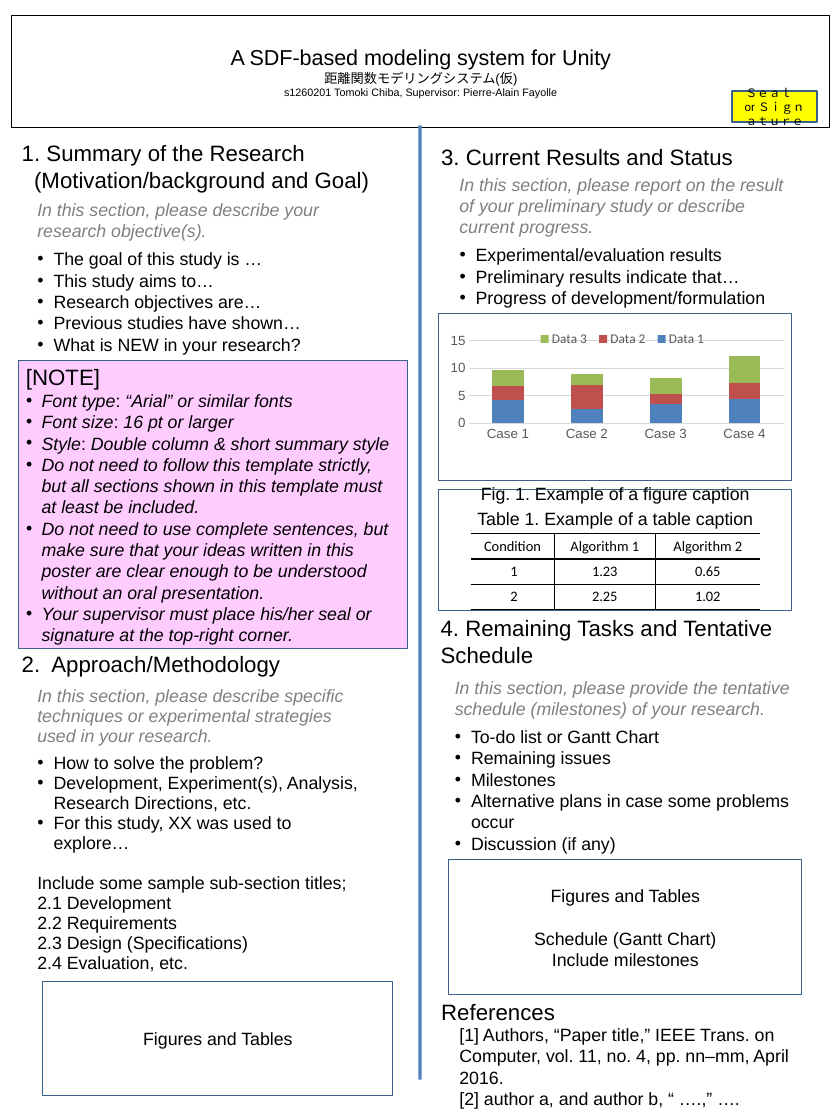
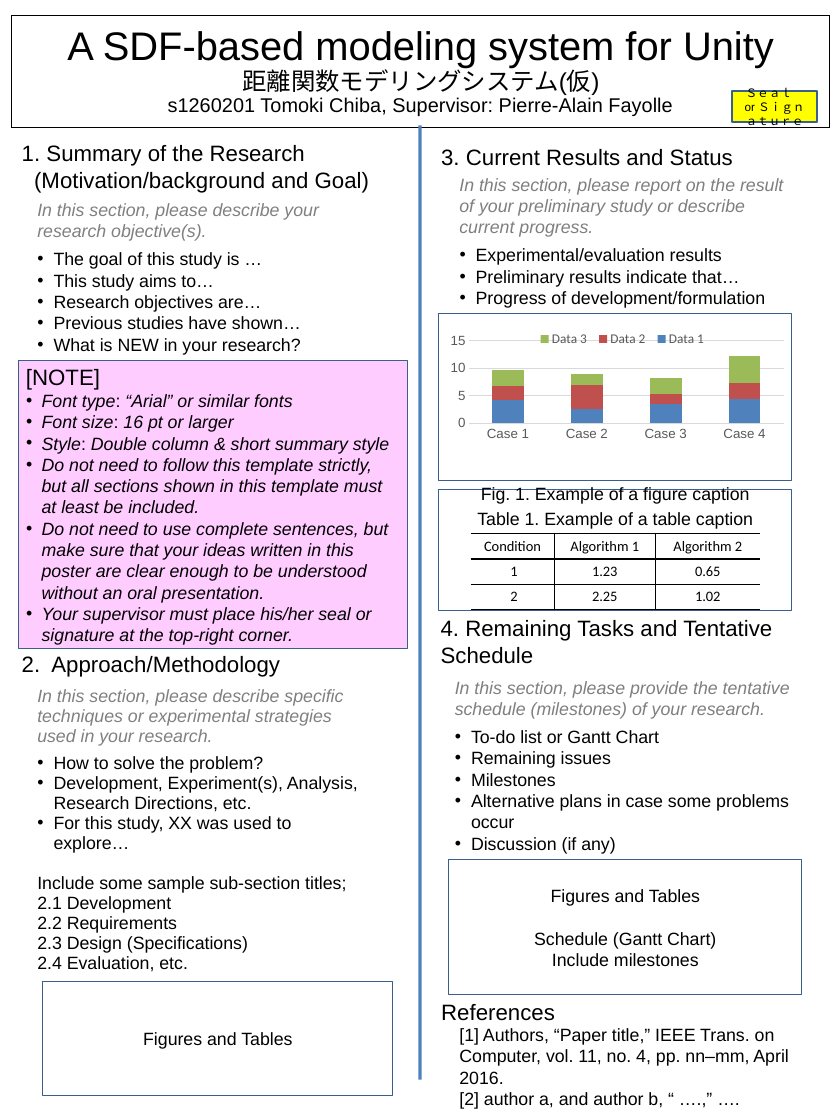
Before and after one commit to s1260201/SDF-Editor, a slide deck: slide 2 of Doc/poster.pptx. Drawn at 840x1120 pixels with LibreOffice and Linux fonts; fonts in the diff are those of the drawing. Boxes give left, top, right and bottom in pixels: in the first picture for what was removed or moved away, otherwise in the second. Text is boxed around its words. In the diff, an @@ line names an element or a change of style, - is before the commit and + after.

Commit message:
poster

```diff
--- a/Doc/poster.pptx
+++ b/Doc/poster.pptx
@@ rectangle "A SDF-based modeling system for ..." at (12,15,830,128): size 19.4 to 35.9 pt in "A SDF-based modeling system for Unity"; size 11.9 to 22 pt in "距離関数モデリングシステム(仮)"; size 9.7 to 17.9 pt in "s1260201 Tomoki Chiba, Supervisor: Pierre-Alain Fayolle"; line spacing 1 to 0.9 @@
```
Also in this commit, not shown: 1 slide added, 1 slide removed, 2 other files.
